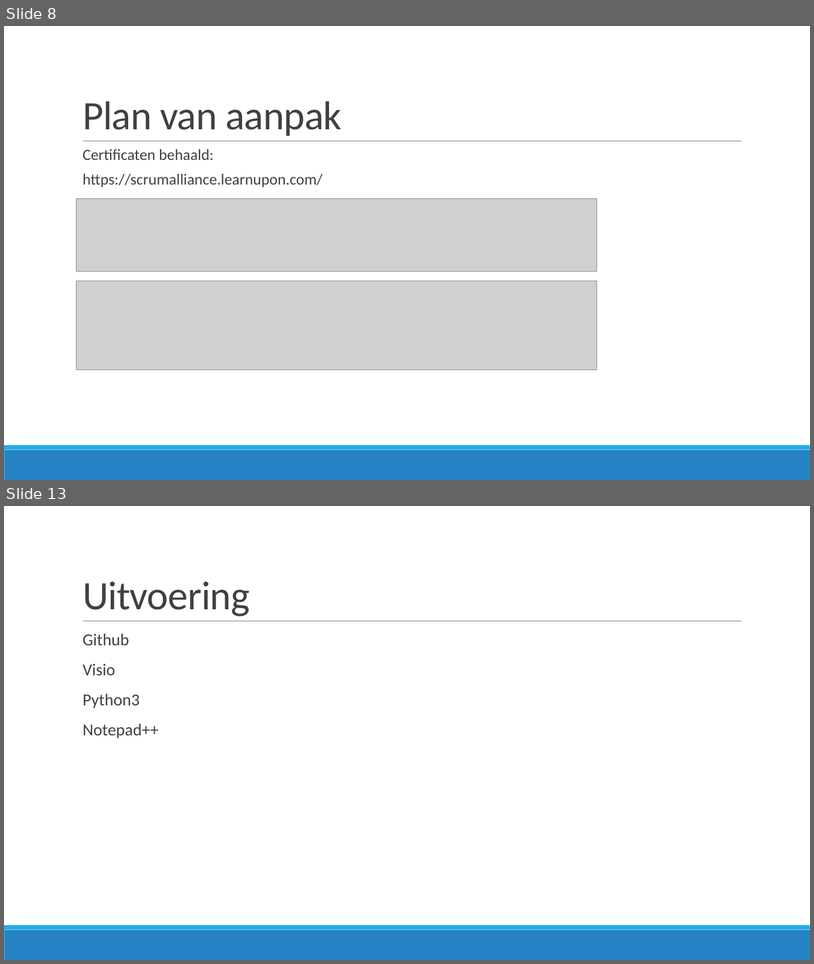
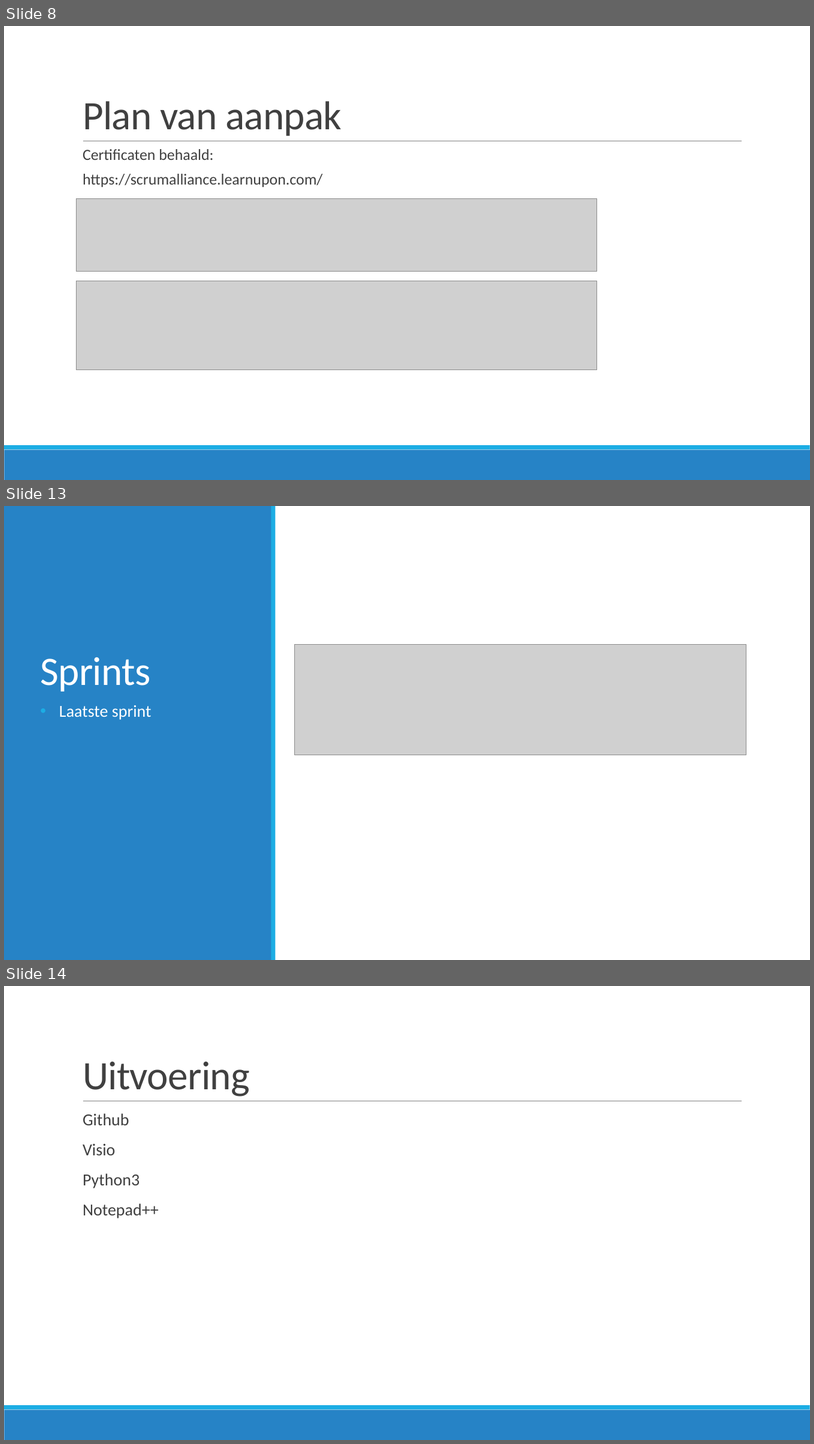
Before and after one commit to JouriTas/Projectwerk-IT-project, a slide deck: Scrum Artifacts/Sprint5/IT-Projectwerk 2022.pptx. Shown one above the other, each under a label of ours: slides 8 and 13 before the commit, slides 8, 13 and 14 after it; the slides between them are not shown. The pictures are 814x964 and 814x1444 pixels, drawn with LibreOffice and Linux fonts; fonts in the diff are those of the drawing; grey boxes stand for pictures. Boxes give left, top, right and bottom in pixels: in the first picture for what was removed or moved away, otherwise in the second. Text is boxed around its words. In the diff, an @@ line names an element or a change of style, - is before the commit and + after.

Commit message:
update powerpoint
screenshots gecontroleerd en sprint 5 toegevoegd

```diff
--- a/Scrum Artifacts/Sprint5/IT-Projectwerk 2022.pptx
+++ b/Scrum Artifacts/Sprint5/IT-Projectwerk 2022.pptx
@@ slide 13 added at [4,506,810,960], background #FFFFFF @@
@@ rectangle added at [4,506,272,960], fill #2683C6 @@
@@ rectangle added at [272,506,276,960], fill #1CADE4 @@
@@ picture added at [295,644,747,754] @@
@@ title added at [40,657,150,691], 48 pt, text #FFFFFF @@
+Sprints
@@ text added at [59,705,152,720], 20 pt, text #FFFFFF @@
+• Laatste sprint
@@ what was slide 13 is now slide 14 @@
```
Also in this commit, not shown: 4 slides changed.
